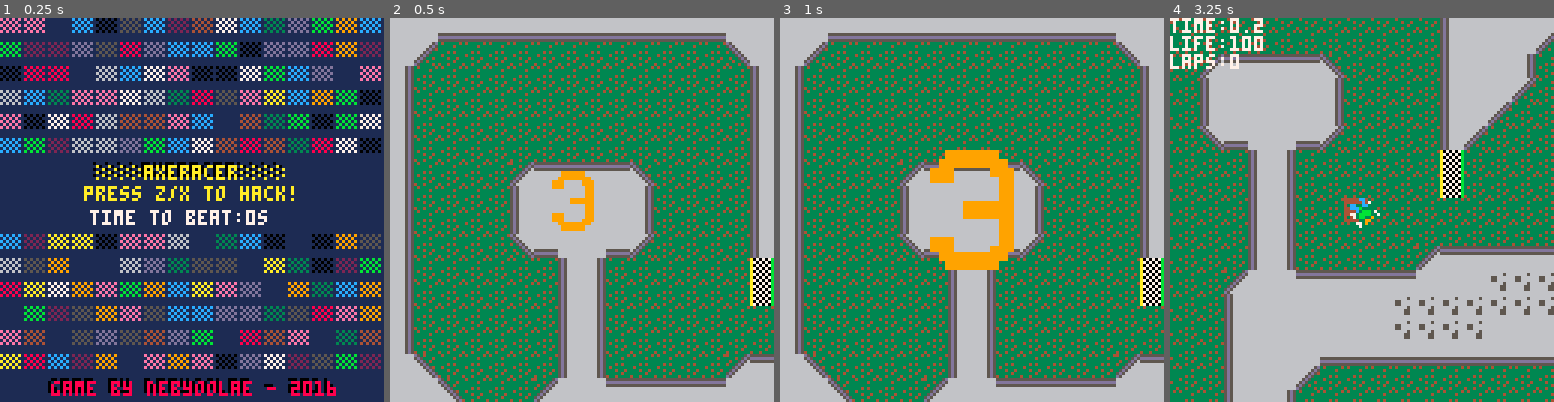
Above: before the commit, frames 1-4 (left to right).
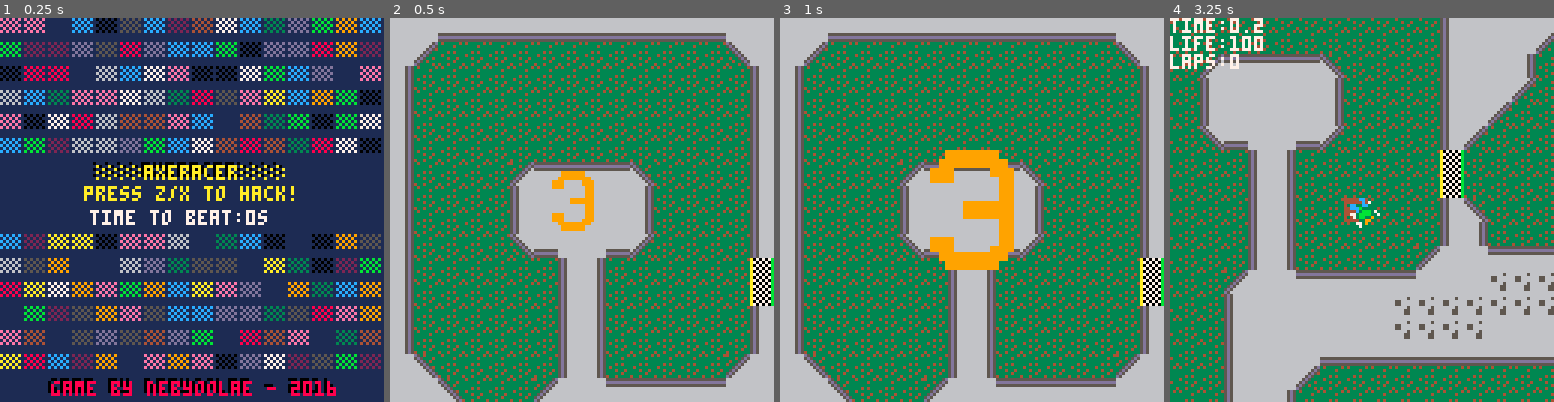
Above: after the commit, the same moments.

Repository: michaelchadwick/game-off-2016
Game: PICO-8 cartridge axeracer.p8
Two runs of this game, one before a commit and one after it. Both use one fixed random seed, a clock stepped at 60 frames per second and the inputs below.
Inputs:
- Up to frame 1 (0.25 s): no input
- Up to frame 2 (0.5 s): tap X (X key) at 0.33 s
- Up to frame 3 (1 s): tap O (Z key) at 0.7 s
- Up to frame 4 (3.25 s): tap X (X key) at 1.07, 1.85, 2.97 s; hold Right 1.6-2.1 s; tap O (Z key) every 0.4 s from 1.7 to 2.9 s; hold Up 2.15-2.42 s; hold Right 2.47-3.03 s; hold Left from 3.08 s (still down)

Frame 1 is identical in both runs. In frame 2, 0.9% of the frame differs, in the area x 93-100%, y 75-90%; in frame 3, 0.9%; in frame 4, 1.8%, in the area x 70-83%, y 46-62%.

Commit message:
hack sfx added; finish line is not obstacle yet

Diff:
--- a/axeracer.p8
+++ b/axeracer.p8
@@ -62,6 +62,7 @@
 sfx_go_num=3
 sfx_go_go=4
 sfx_over=5
+sfx_hack=8
 
 --car class
 car={}
@@ -155,6 +156,7 @@
   mset(coord1,coord2,
    sp_ghck[flr(rnd(6))+1]
   )
+  sfx(sfx_hack)
   self.x=tx
  elseif hit_finish then
   if fset(id,0,false) then
@@ -197,6 +199,7 @@
   mset(coord1,coord2,
    sp_ghck[flr(rnd(6))+1]
   )
+  sfx(sfx_hack)
   self.y=ty
  elseif hit_finish then
   if fset(id,0,false) then
@@ -904,7 +907,7 @@
 00000000000000000000000000000000000000000000000000000000000000000000000000000000000000000000000000000000000000000000000000000000
 00000000000000000000000000000000000000000000000000000000000000000000000000000000000000000000000000000000000000000000000000000000
 __gff__
-0000010000000000000000000000000000000000000000000000000000000000000000000000000000000000000000000000000000000000000000000000000001050940010200000000000000000000011121010101000000000000000000000000000101000000000000000000000000000000000000000000000000000000
+0000010000000000000000000000000000000000000000000000000000000000000000000000000000000000000000000000000000000000000000000000000001050940010200000000000000000000011121010100000000000000000000000000000101000000000000000000000000000000000000000000000000000000
 0000000000000000000000000000000000000000000000000000000000000000000000000000000000000000000000000000000000000000000000000000000000000000000000000000000000000000000000000000000000000000000000000000000000000000000000000000000000000000000000000000000000000000
 __map__
 4040535353535353535353535353404040404040404040404040404040404040404040404040404040404040404040400000000000000000000000000000000000000000000000000000000000000000000000000000000000000000000000000000000000000000000000000000000000000000000000000000000000000000
@@ -919,9 +922,9 @@
 6443434343425340405341434343436341434343434363404040404040404053534143434343424050506443434343630000000000000000000000000000000000000000000000000000000000000000000000000000000000000000000000000000000000000000000000000000000000000000000000000000000000000000
 6443434343434363644343434343435543434343434342535353404040534143434343434343434240406443434343630000000000000000000000000000000000000000000000000000000000000000000000000000000000000000000000000000000000000000000000000000000000000000000000000000000000000000
 6443434343434363644343434343435543434343434343434343425341434343434352545143434363406443434343630000000000000000000000000000000000000000000000000000000000000000000000000000000000000000000000000000000000000000000000000000000000000000000000000000000000000000
-6443434343434363644343434343434343434343434343434343434343434352545440406443434363406443434343630000000000000000000000000000000000000000000000000000000000000000000000000000000000000000000000000000000000000000000000000000000000000000000000000000000000000000
-6443434343434363644343434343434343434343435254545454514343525440404040404051435240406443434343630000000000000000000000000000000000000000000000000000000000000000000000000000000000000000000000000000000000000000000000000000000000000000000000000000000000000000
-4051434343434363644343434343525454545454544040404040405454404040405040504064436340404051434343630000000000000000000000000000000000000000000000000000000000000000000000000000000000000000000000000000000000000000000000000000000000000000000000000000000000000000
+6443434343434363644343434343436351434343434343434343434343434352545440406443434363406443434343630000000000000000000000000000000000000000000000000000000000000000000000000000000000000000000000000000000000000000000000000000000000000000000000000000000000000000
+6443434343434363644343434343436364434343435254545454514343525440404040404051435240406443434343630000000000000000000000000000000000000000000000000000000000000000000000000000000000000000000000000000000000000000000000000000000000000000000000000000000000000000
+4051434343434363644343434343524040545454544040404040405454404040405040504064436340404051434343630000000000000000000000000000000000000000000000000000000000000000000000000000000000000000000000000000000000000000000000000000000000000000000000000000000000000000
 4040514343435240405454545454404040505050505050504040404040404040505050504064436340404064434343630000000000000000000000000000000000000000000000000000000000000000000000000000000000000000000000000000000000000000000000000000000000000000000000000000000000000000
 4040644343436340404040404050505050505050505050504040404040404040404040404064436340404064434343630000000000000000000000000000000000000000000000000000000000000000000000000000000000000000000000000000000000000000000000000000000000000000000000000000000000000000
 4040644343436340404040404050505050404040404053535353535353535353535353535341434240404064434343630000000000000000000000000000000000000000000000000000000000000000000000000000000000000000000000000000000000000000000000000000000000000000000000000000000000000000
Not shown, changed: the sound effects (__sfx__) section of axeracer.p8
